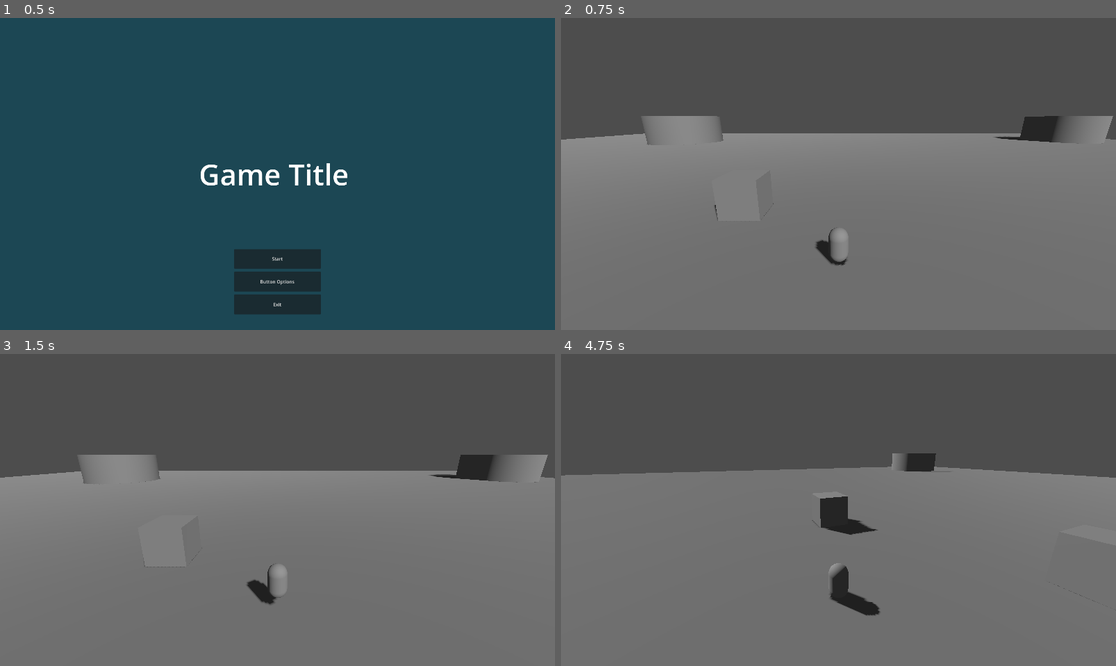
Above: before the commit, frames 1-4 (two rows, left to right).
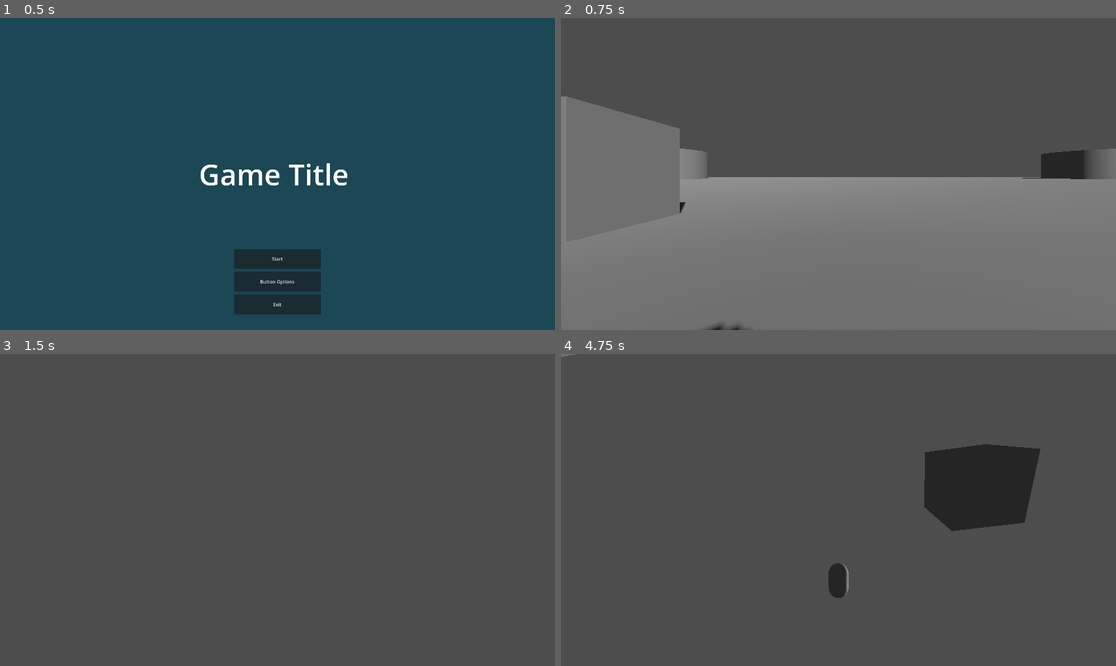
Above: after the commit, the same moments.

Repository: Kaylin-NormanSlack/ProjectPowerCommand
Game: Godot game, scene res://UserInterface/MainMenu.tscn
The game is run twice, just before and just after one commit, with the same random seed, the same clock (stepped at 60 frames per second) and the same inputs.
Inputs (mouse positions are in pixels of both pictures, inside the frame that each line leads up to):
- Up to frame 1 (0.5 s): no input
- Up to frame 2 (0.75 s): click "Start" at 0.5 s
- Up to frame 3 (1.5 s): tap Enter (ui_accept) at 1.25 s; move the mouse to (399, 494) at 1.27 s; hold D (right) from 1.28 s (still down); hold Right mouse button (rotate_camera, bound only before the co… from 1.28 s (still down)
- Up to frame 4 (4.75 s): tap Enter (ui_accept) at 1.52, 2.27, 3.77, 4.52 s; tap C (switch_camera, bound only after the commit) at 1.55, 2.1, 3.05, 3.6, 4.55 s; move the mouse to (727, 525) at 2.02 s; release D (right) at 2.03 s; release Right mouse button (rotate_camera, bound only before the co… at 2.03 s; hold S (down) 2.03-2.78 s; right-click (727, 525) at 2.3 s; move the mouse to (894, 441) at 2.77 s; hold D (right) 2.78-3.53 s; hold Right mouse button (rotate_camera, bound only before the co… 2.78-3.53 s; move the mouse to (810, 572) at 3.52 s; hold W (up) 3.53-4.28 s; right-click (810, 572) at 3.8 s; move the mouse to (1005, 556) at 4.27 s; hold A (left) from 4.28 s (still down); hold Right mouse button (rotate_camera, bound only before the co… from 4.28 s (still down)

Frame 1 is identical in both runs. In frame 2, 14% of the frame differs, in the area x 0-100%, y 25-100%; in frame 3, 63%; in frame 4, 64%, in the area x 0-100%, y 0-100%.

Commit message:
Add support for player first and third person view

Diff:
--- a/Units/Player/Player.gd
+++ b/Units/Player/Player.gd
@@ -1,15 +1,36 @@
 extends CharacterBody3D
 
-@onready var camera = %Camera;
+enum CameraMode { FIRST_PERSON, THIRD_PERSON }
 
-const MOUSE_SENSITIVITY = 0.0025
+@onready var first_person_camera = %FirstPersonCamera;
+@onready var third_person_camera = %ThirdPersonCamera;
+
+var camera_mode: CameraMode = CameraMode.FIRST_PERSON
+
+func set_camera_mode(mode: CameraMode):
+	camera_mode = mode
+	match camera_mode:
+		CameraMode.FIRST_PERSON:
+			first_person_camera.current = true
+		CameraMode.THIRD_PERSON:
+			third_person_camera.current = true
+
+var camera: Camera3D:
+	get:
+		match camera_mode:
+			CameraMode.FIRST_PERSON:
+				return first_person_camera
+			CameraMode.THIRD_PERSON:
+				return third_person_camera
+			_:
+				return null
+
+const MOUSE_SENSITIVITY := Vector2(0.0025, 0.0025)
 const SPEED = 5.0
 const JUMP_VELOCITY = 4.5
 
 # Get the gravity from the project settings to be synced with RigidBody nodes.
 var gravity = ProjectSettings.get_setting("physics/3d/default_gravity")
-
-var rotating: bool = false
 
 func _ready():
 	#Input.mouse_mode = Input.MOUSE_MODE_CAPTURED
@@ -38,9 +59,16 @@
 	move_and_slide()
 
 func _unhandled_input(event):
-	if event.is_action_pressed("rotate_camera"):
-		rotating = true
-	elif event.is_action_released("rotate_camera"):
-		rotating = false
-	elif event is InputEventMouseMotion and rotating:
-		rotate_y(-(event as InputEventMouseMotion).relative.x * MOUSE_SENSITIVITY)
+	if event is InputEventMouseMotion:
+		var motion := event as InputEventMouseMotion
+		match camera_mode:
+			CameraMode.FIRST_PERSON:
+				rotation = Vector3(rotation.x - motion.relative.y * MOUSE_SENSITIVITY.y, rotation.y - motion.relative.x * MOUSE_SENSITIVITY.x, rotation.z)
+
+			CameraMode.THIRD_PERSON:
+				rotate_y(-motion.relative.x * MOUSE_SENSITIVITY.x)
+
+	elif event.is_action_pressed("switch_camera"):
+		match camera_mode:
+			CameraMode.FIRST_PERSON: set_camera_mode(CameraMode.THIRD_PERSON)
+			CameraMode.THIRD_PERSON: set_camera_mode(CameraMode.FIRST_PERSON)
--- a/Units/Player/Player.tscn
+++ b/Units/Player/Player.tscn
@@ -24,9 +24,16 @@
 
 [node name="Mesh" type="MeshInstance3D" parent="."]
 transform = Transform3D(1, 0, 0, 0, 1, 0, 0, 0, 1, 2.08165e-12, 0.9, 2.08165e-12)
+layers = 4
 mesh = SubResource("CapsuleMesh_phgyo")
 
-[node name="Camera" type="Camera3D" parent="."]
+[node name="FirstPersonCamera" type="Camera3D" parent="."]
+unique_name_in_owner = true
+transform = Transform3D(1, -3.48787e-16, 3.48787e-16, 3.48787e-16, 1, -3.48787e-16, -3.48787e-16, 3.48787e-16, 1, 2.08165e-12, 1.4, 2.08165e-12)
+cull_mask = 1048573
+environment = SubResource("Environment_5btf0")
+
+[node name="ThirdPersonCamera" type="Camera3D" parent="."]
 unique_name_in_owner = true
 transform = Transform3D(1, -4.3906e-16, 3.36902e-16, 3.36902e-16, 0.965926, 0.258819, -4.3906e-16, -0.258819, 0.965926, 2.08165e-12, 7, 9)
 environment = SubResource("Environment_5btf0")
--- a/project.godot
+++ b/project.godot
@@ -70,19 +70,22 @@
 , Object(InputEventJoypadButton,"resource_local_to_scene":false,"resource_name":"","device":0,"button_index":0,"pressure":0.0,"pressed":false,"script":null)
 ]
 }
-rotate_camera={
-"deadzone": 0.5,
-"events": [Object(InputEventMouseButton,"resource_local_to_scene":false,"resource_name":"","device":-1,"window_id":0,"alt_pressed":false,"shift_pressed":false,"ctrl_pressed":false,"meta_pressed":false,"button_mask":0,"position":Vector2(0, 0),"global_position":Vector2(0, 0),"factor":1.0,"button_index":2,"pressed":false,"double_click":false,"script":null)
-]
-}
 pause={
 "deadzone": 0.5,
 "events": [Object(InputEventKey,"resource_local_to_scene":false,"resource_name":"","device":0,"window_id":0,"alt_pressed":false,"shift_pressed":false,"ctrl_pressed":false,"meta_pressed":false,"pressed":false,"keycode":0,"physical_keycode":4194305,"unicode":0,"echo":false,"script":null)
 ]
 }
+switch_camera={
+"deadzone": 0.5,
+"events": [null, Object(InputEventKey,"resource_local_to_scene":false,"resource_name":"","device":0,"window_id":0,"alt_pressed":false,"shift_pressed":false,"ctrl_pressed":false,"meta_pressed":false,"pressed":false,"keycode":0,"physical_keycode":67,"unicode":0,"echo":false,"script":null)
+]
+}
 
 [layer_names]
 
+3d_render/layer_1="Default"
+3d_render/layer_2="FirstPerson"
+3d_render/layer_3="ThirdPerson"
 3d_physics/layer_1="Environment"
 3d_physics/layer_2="Player"
 3d_physics/layer_3="Units"
